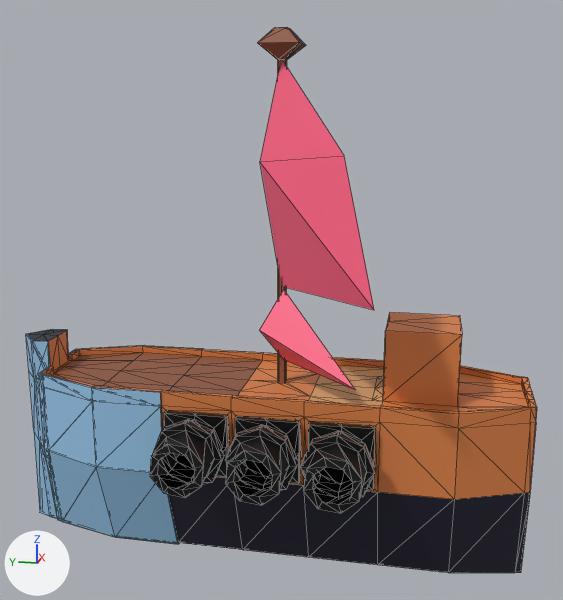
What one commit did to the glTF model src/front_end/public/models/broadsideShip.glb.
Rendered twice from a 50 mm camera at (-21.19, -4.25, 9.95) aimed at (-0.2, -0.05, 4.7). Every picture has the same lights, and +X, +Y and +Z are marked at lower left. The first picture is the older version. Mesh edges are drawn as thin lines. Where no turn or scale is listed for an object, it has been applied to the vertices. Vertices at exactly the same position are counted once.

Objects in the first picture: 'Corkscrew Cannons', 'Fancy Sail', 'Light Armor', 'Ship'.
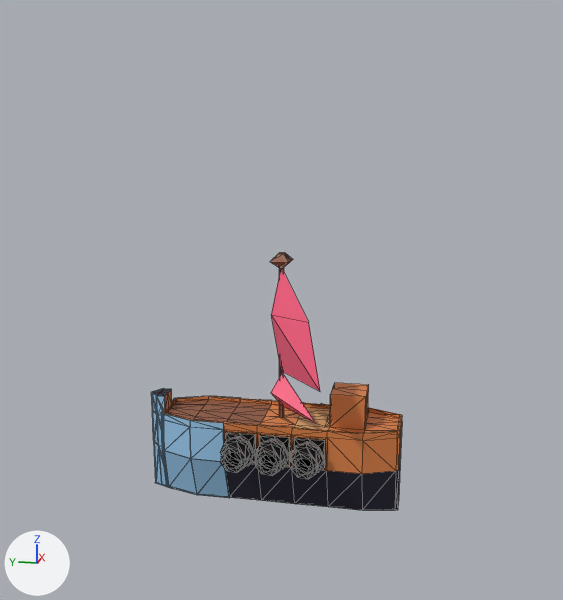
Boxes [x1, y1, x2, y2] around the edits, measured in the pictures (563 x 600 px):
'Ship', deleted
    before: [28, 27, 537, 573]
'Light Armor', recoloured, reshaped, rescaled (44% wider, 19% taller)
    before: [26, 329, 200, 544]
    after: [151, 253, 402, 510]
'Fancy Sail', deleted (red)
    before: [260, 62, 374, 390]
'Corkscrew Cannons', deleted
    before: [150, 410, 376, 513]
part 1 of me_cube_010, added
    after: [220, 432, 256, 473]
part 2 of me_cube_010, added
    after: [255, 434, 290, 476]
part 3 of me_cube_010, added
    after: [290, 437, 325, 479]
part 4 of me_cube_010, added
    after: [153, 253, 402, 510]

The change, as a diff of the scene's bpy script:
```diff
--- a/src/front_end/public/models/broadsideShip.glb.py
+++ b/src/front_end/public/models/broadsideShip.glb.py
@@ mat_lightarmormaterial @@
 n0 = _N.new('ShaderNodeBsdfPrincipled'); n0.name = 'Principled BSDF'
-n0.inputs[0].default_value = (0.307, 0.557, 0.801, 1.0)  # 'Base Color', blue #96c5e7
 n1 = _N.new('ShaderNodeOutputMaterial'); n1.name = 'Material Output'
+n2 = _N.new('ShaderNodeMix'); n2.name = 'Mix'
+n2.data_type = 'RGBA'
+n2.blend_type = 'MULTIPLY'
+n2.inputs[0].default_value = 1.0  # 'Factor'
+n2.inputs[7].default_value = (0.307, 0.557, 0.801, 1.0)  # 'B', blue #96c5e7
+n3 = _N.new('ShaderNodeVertexColor'); n3.name = 'Color Attribute'
 _L.new(n0.outputs[0], n1.inputs[0])  # 'BSDF' to 'Surface'
+_L.new(n2.outputs[2], n0.inputs[0])  # 'Result' to 'Base Color'
+_L.new(n3.outputs[0], n2.inputs[6])  # 'Color' to 'A'
@@ mat_material_007 @@
 n1 = _N.new('ShaderNodeOutputMaterial'); n1.name = 'Material Output'
+n3 = _N.new('ShaderNodeMix'); n3.name = 'Mix'
+n3.data_type = 'RGBA'
+n3.blend_type = 'MULTIPLY'
+n3.inputs[0].default_value = 1.0  # 'Factor'
+n4 = _N.new('ShaderNodeVertexColor'); n4.name = 'Color Attribute'
 n2 = _N.new('ShaderNodeTexImage'); n2.name = 'Image Texture'
@@ mat_material_007 @@
 n0 = _N.new('ShaderNodeBsdfPrincipled'); n0.name = 'Principled BSDF'
 _L.new(n0.outputs[0], n1.inputs[0])  # 'BSDF' to 'Surface'
-_L.new(n2.outputs[0], n0.inputs[0])  # 'Color' to 'Base Color'
+_L.new(n3.outputs[2], n0.inputs[0])  # 'Result' to 'Base Color'
+_L.new(n4.outputs[0], n3.inputs[7])  # 'Color' to 'B'
+_L.new(n2.outputs[0], n3.inputs[6])  # 'Color' to 'A'
@@ me_cube_010 @@
-me_cube_010.from_pydata(...)  # 167 vertices, 336 faces; spans x -2.05..2.05, y 2.97..8.05, z -3.16..3.19
+me_cube_010.from_pydata(...)  # 835 vertices, 1599 faces; spans x -4.59..3.82, y -7.03..8.05, z -3.16..11.99
+# me_cube_010 part 1: a new loose piece of 72 vertices spanning x -3.82..-0.7, y 1.0..2.9, z 0.04..1.95, in mat_material
+# me_cube_010 part 2: a new loose piece of 72 vertices spanning x -3.82..-0.7, y -1.0..0.9, z 0.04..1.95, in mat_material
+# me_cube_010 part 3: a new loose piece of 72 vertices spanning x -3.82..-0.7, y -3.0..-1.1, z 0.04..1.95, in mat_material
+# me_cube_010 part 4: 235 vertices added at x -4.59..2.0, y -7.03..7.47, z -3.11..11.99
+# other edits to the shape of me_cube_010 do not show in these pictures
 me_cube_010.materials.append(mat_lightarmormaterial)
+me_cube_010.materials.append(mat_material)
+me_cube_010.materials.append(mat_material_007)
+me_cube_010.materials.append(mat_shipmaterial)
@@ ob_ship @@
-ob_ship = bpy.data.objects.new('Ship', me_cube)
@@ ob_light_armor @@
 ob_light_armor.location = (0.0, 0.0, 0.0)
+ob_light_armor.scale = (0.5, 0.5, 0.5)
@@ ob_corkscrew_cannons @@
-ob_corkscrew_cannons = bpy.data.objects.new('Corkscrew Cannons', me_cube_001)
@@ ob_fancy_sail @@
-ob_fancy_sail = bpy.data.objects.new('Fancy Sail', me_plane_001)
```
